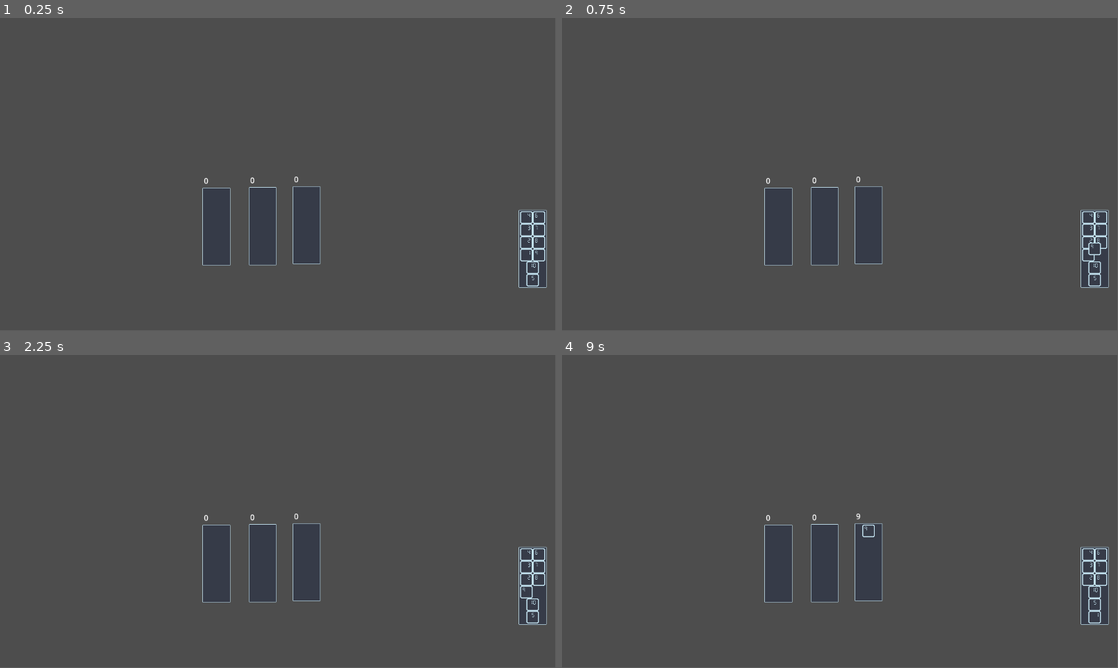
Above: before the commit, frames 1-4 (two rows, left to right).
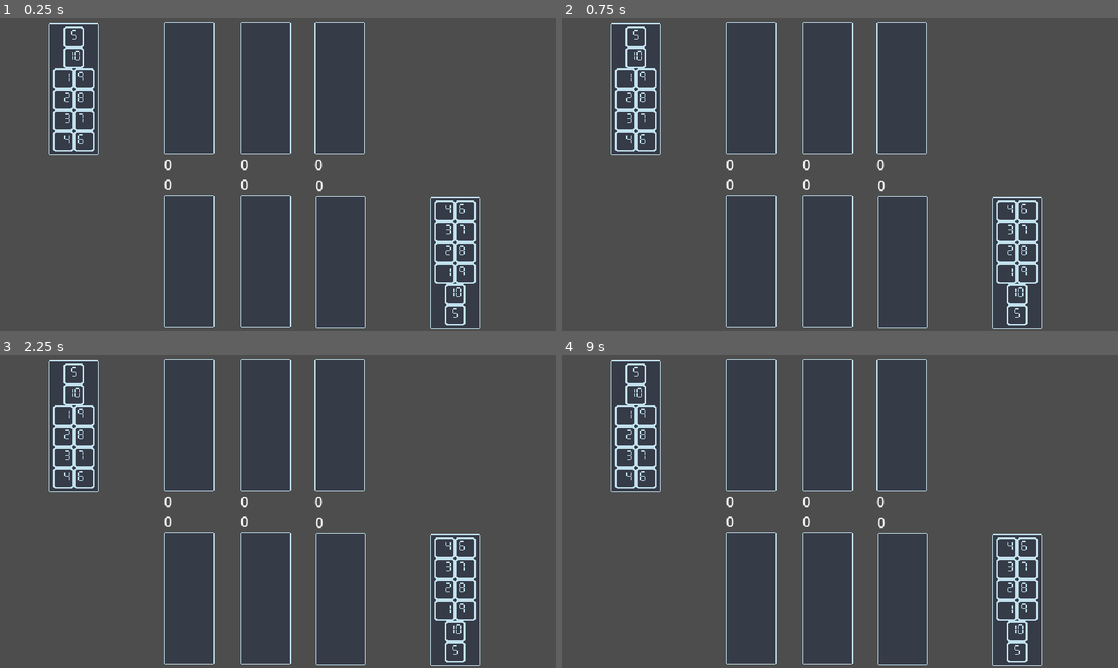
Above: after the commit, the same moments.

Repository: will-pettifer/caravan
Game: Godot game, scene res://main.tscn
Same seed, same stepped clock (60 frames per second), same inputs: the game is played once before the commit and once after it.
Inputs (mouse positions are in pixels of both pictures, inside the frame that each line leads up to):
- Up to frame 1 (0.25 s): no input
- Up to frame 2 (0.75 s): tap Enter at 0.5 s; move the mouse to (1095, 249) at 0.52 s; press the mouse at (1095, 249) at 0.53 s
- Up to frame 3 (2.25 s): tap Space at 1.25 s; release the mouse at (533, 586) at 1.28 s; click (533, 586) at 1.35 s; tap Enter at 2 s; move the mouse to (528, 592) at 2.02 s; press the mouse at (528, 592) at 2.03 s
- Up to frame 4 (9 s): tap Space at 2.75, 4.25 s; move the mouse to (1090, 580) at 2.77 s; release the mouse at (1090, 580) at 2.78 s; click (1090, 580) at 2.85 s; tap Enter at 3.5 s; move the mouse to (1090, 567) at 3.52 s; press the mouse at (1090, 567) at 3.53 s; move the mouse to (1090, 555) at 4.27 s; release the mouse at (1090, 555) at 4.28 s; click (1090, 555) at 4.35 s; move the mouse to (1095, 617) at 5.02 s; press the mouse at (1095, 617) at 5.03 s; move the mouse to (1101, 555) at 5.77 s; release the mouse at (1101, 555) at 5.78 s; click (1101, 555) at 5.85 s; move the mouse to (1101, 567) at 6.52 s; press the mouse at (1101, 567) at 6.53 s; move the mouse to (1101, 580) at 7.27 s; release the mouse at (1101, 580) at 7.28 s; click (1101, 580) at 7.35 s; move the mouse to (1095, 605) at 8.02 s; press the mouse at (1095, 605) at 8.03 s; move the mouse to (867, 561) at 8.77 s; release the mouse at (867, 561) at 8.78 s; click (867, 561) at 8.85 s
In our replay, the window is 799x449 before the commit and 800x450 after it. These sizes can differ from the game's own. Grey fills any space a smaller window leaves; there, only what the larger window draws over its background counts as a difference.

The runs differ from the first frame. In frame 1, 4.0% of the frame differs, in the area x 8-99%, y 1-100%; in frame 2, 4.0%; in frame 3, 4.0%; in frame 4, 4.0%.

Commit message:
Fixed scaling

Diff:
--- a/GameManager.gd
+++ b/GameManager.gd
@@ -19,9 +19,9 @@
 
 func pickup(card: Card, zone: Zone):
 	if held_card or\
-	cooldown > 0 or\
-	zone.type == Zone.Type.ENEMY or\
-	zone.type ==  Zone.Type.ENEMY_HAND:
+	cooldown > 0:# or\
+	#zone.type == Zone.Type.ENEMY or\
+	#zone.type ==  Zone.Type.ENEMY_HAND:
 		return
 
 	held_card = card
@@ -43,8 +43,8 @@
 
 func drop(zone: Zone):
 	if !held_card or\
-	cooldown > 0 or\
-	zone.type != Zone.Type.PLAYER:
+	cooldown > 0:# or\
+	#zone.type != Zone.Type.PLAYER:
 		return
 
 	held_card.state = Card.State.ZONE
--- a/card.tscn
+++ b/card.tscn
@@ -4,47 +4,47 @@
 [ext_resource type="Texture2D" uid="uid://wj4upme3y50j" path="res://numbers.png" id="2_rjlel"]
 
 [sub_resource type="RectangleShape2D" id="RectangleShape2D_rjlel"]
-size = Vector2(26, 26)
+size = Vector2(24, 24)
 
 [sub_resource type="AtlasTexture" id="AtlasTexture_rjlel"]
 atlas = ExtResource("2_rjlel")
-region = Rect2(0, 0, 26, 26)
+region = Rect2(0, 0, 24, 24)
 
 [sub_resource type="AtlasTexture" id="AtlasTexture_q5obu"]
 atlas = ExtResource("2_rjlel")
-region = Rect2(27, 0, 26, 26)
+region = Rect2(25, 0, 24, 24)
 
 [sub_resource type="AtlasTexture" id="AtlasTexture_e484p"]
 atlas = ExtResource("2_rjlel")
-region = Rect2(54, 0, 26, 26)
+region = Rect2(50, 0, 24, 24)
 
 [sub_resource type="AtlasTexture" id="AtlasTexture_fpac0"]
 atlas = ExtResource("2_rjlel")
-region = Rect2(81, 0, 26, 26)
+region = Rect2(75, 0, 24, 24)
 
 [sub_resource type="AtlasTexture" id="AtlasTexture_1i5pp"]
 atlas = ExtResource("2_rjlel")
-region = Rect2(108, 0, 26, 26)
+region = Rect2(100, 0, 24, 24)
 
 [sub_resource type="AtlasTexture" id="AtlasTexture_pjytt"]
 atlas = ExtResource("2_rjlel")
-region = Rect2(135, 0, 26, 26)
+region = Rect2(125, 0, 24, 24)
 
 [sub_resource type="AtlasTexture" id="AtlasTexture_b4rk6"]
 atlas = ExtResource("2_rjlel")
-region = Rect2(162, 0, 26, 26)
+region = Rect2(150, 0, 24, 24)
 
 [sub_resource type="AtlasTexture" id="AtlasTexture_6lcat"]
 atlas = ExtResource("2_rjlel")
-region = Rect2(189, 0, 26, 26)
+region = Rect2(175, 0, 24, 24)
 
 [sub_resource type="AtlasTexture" id="AtlasTexture_ut1v0"]
 atlas = ExtResource("2_rjlel")
-region = Rect2(216, 0, 26, 26)
+region = Rect2(200, 0, 24, 24)
 
 [sub_resource type="AtlasTexture" id="AtlasTexture_vno60"]
 atlas = ExtResource("2_rjlel")
-region = Rect2(243, 0, 26, 26)
+region = Rect2(225, 0, 24, 24)
 
 [sub_resource type="SpriteFrames" id="SpriteFrames_is7yf"]
 animations = [{
--- a/main.tscn
+++ b/main.tscn
@@ -1,19 +1,35 @@
-[gd_scene load_steps=2 format=3 uid="uid://yedp7ci4l25n"]
+[gd_scene load_steps=5 format=3 uid="uid://yedp7ci4l25n"]
 
 [ext_resource type="PackedScene" uid="uid://bgb0e6o5i7kn0" path="res://zone.tscn" id="1_0xm2m"]
+[ext_resource type="PackedScene" uid="uid://dyfaj33f4ou10" path="res://zone_player.tscn" id="2_h2yge"]
+[ext_resource type="PackedScene" uid="uid://cxcdnctyjxcf6" path="res://zone_enemy.tscn" id="3_h2yge"]
+[ext_resource type="PackedScene" uid="uid://6732h1aidchu" path="res://zone_enemy_hand.tscn" id="4_1bvp3"]
 
 [node name="Main" type="Node2D"]
 
-[node name="Zone" parent="." instance=ExtResource("1_0xm2m")]
+[node name="Game" type="Node2D" parent="."]
+
+[node name="Zone" parent="Game" instance=ExtResource("1_0xm2m")]
 z_index = -4
-position = Vector2(1105, 414)
-type = 1
+position = Vector2(524, 222)
 
-[node name="Zone2" parent="." instance=ExtResource("1_0xm2m")]
-position = Vector2(636, 365)
+[node name="Zone3" parent="Game" instance=ExtResource("2_h2yge")]
+position = Vector2(218, 220)
 
-[node name="Zone3" parent="." instance=ExtResource("1_0xm2m")]
-position = Vector2(545, 367)
+[node name="Zone4" parent="Game" instance=ExtResource("2_h2yge")]
+position = Vector2(306, 220)
 
-[node name="Zone4" parent="." instance=ExtResource("1_0xm2m")]
-position = Vector2(449, 368)
+[node name="Zone5" parent="Game" instance=ExtResource("2_h2yge")]
+position = Vector2(392, 221)
+
+[node name="Zone6" parent="Game" instance=ExtResource("3_h2yge")]
+position = Vector2(218, 141)
+
+[node name="Zone7" parent="Game" instance=ExtResource("3_h2yge")]
+position = Vector2(306, 141)
+
+[node name="Zone8" parent="Game" instance=ExtResource("3_h2yge")]
+position = Vector2(391, 141)
+
+[node name="Zone" parent="." instance=ExtResource("4_1bvp3")]
+position = Vector2(85, 142)
--- a/project.godot
+++ b/project.godot
@@ -19,6 +19,15 @@
 
 GameManager="*res://GameManager.gd"
 
+[display]
+
+window/size/viewport_width=640
+window/size/viewport_height=360
+window/size/window_width_override=1280
+window/size/window_height_override=720
+window/stretch/mode="viewport"
+window/stretch/scale_mode="integer"
+
 [input]
 
 select={
--- a/zone.gd
+++ b/zone.gd
@@ -10,13 +10,14 @@
 var cards: Array[Card]
 
 const CARD = preload("res://card.tscn")
-const CARD_SPACING = 26
+const CARD_SPACING: float = 24
+const CARDS_OFFSET = Vector2(0, 0)
 
 enum Type {PLAYER, PLAYER_HAND, ENEMY, ENEMY_HAND}
 
 
 func _ready() -> void:
-	if type != Type.PLAYER_HAND: return
+	if type != Type.PLAYER_HAND and type != Type.ENEMY_HAND: return
 
 	for i in 10:
 		var card: Card = CARD.instantiate()
@@ -51,8 +52,12 @@
 	while i < matches.size():
 		value += 20
 
-		matches[i].position = Vector2(-CARD_SPACING / 2, j * CARD_SPACING)
-		matches[i + 1].position = Vector2(CARD_SPACING / 2, j * CARD_SPACING)
+		if type == Type.PLAYER or type == Type.PLAYER_HAND:
+			matches[i].position = Vector2(-CARD_SPACING / 2, j * CARD_SPACING)
+			matches[i + 1].position = Vector2(CARD_SPACING / 2, j * CARD_SPACING)
+		elif type == Type.ENEMY or type == Type.ENEMY_HAND:
+			matches[i].position = CARDS_OFFSET - Vector2(CARD_SPACING / 2, j * CARD_SPACING)
+			matches[i + 1].position = CARDS_OFFSET - Vector2(-CARD_SPACING / 2, j * CARD_SPACING)
 		i += 2
 		j += 1
 
@@ -60,14 +65,15 @@
 		if matches.has(card): continue
 		value += card.value
 
-		card.position = Vector2(0, j * CARD_SPACING)
+		if type == Type.PLAYER or type == Type.PLAYER_HAND:
+			card.position = Vector2(0, j * CARD_SPACING)
+		elif type == Type.ENEMY or type == Type.ENEMY_HAND:
+			card.position = CARDS_OFFSET - Vector2(0, j * CARD_SPACING)
 		i += 1
 		j += 1
 
 	if type != Type.PLAYER_HAND and type != Type.ENEMY_HAND:
 		$RichTextLabel.text = str(value)
-	else:
-		$RichTextLabel.text = ""
 
 func card_sort(cards: Array[Card]):
 	var output: Array[Card]
--- a/zone.tscn
+++ b/zone.tscn
@@ -6,27 +6,20 @@
 [sub_resource type="CanvasItemMaterial" id="CanvasItemMaterial_1i4dq"]
 
 [sub_resource type="RectangleShape2D" id="RectangleShape2D_prk50"]
-size = Vector2(58, 162)
+size = Vector2(58, 152)
 
 [node name="Zone" type="Area2D"]
 z_as_relative = false
 script = ExtResource("1_prk50")
+type = 1
 
 [node name="CollisionShape2D" type="CollisionShape2D" parent="."]
 material = SubResource("CanvasItemMaterial_1i4dq")
-position = Vector2(0, 65)
+position = Vector2(0, 60)
 shape = SubResource("RectangleShape2D_prk50")
 
-[node name="RichTextLabel" type="RichTextLabel" parent="."]
-offset_left = -26.0
-offset_top = -42.0
-offset_right = 25.0
-offset_bottom = -18.0
-text = "0"
-metadata/_edit_use_anchors_ = true
-
 [node name="Zone" type="Sprite2D" parent="."]
-position = Vector2(0, 65)
+position = Vector2(0, 60)
 texture = ExtResource("2_llkuv")
 
 [connection signal="mouse_entered" from="." to="." method="_on_mouse_entered"]
--- /dev/null
+++ b/zone_enemy.tscn
@@ -0,0 +1,18 @@
+[gd_scene load_steps=2 format=3 uid="uid://cxcdnctyjxcf6"]
+
+[ext_resource type="PackedScene" uid="uid://dyfaj33f4ou10" path="res://zone_player.tscn" id="1_n5bro"]
+
+[node name="Zone" instance=ExtResource("1_n5bro")]
+type = 2
+
+[node name="CollisionShape2D" parent="." index="0"]
+position = Vector2(0, -60)
+rotation = -3.1415927
+
+[node name="Zone" parent="." index="1"]
+position = Vector2(0, -60)
+
+[node name="RichTextLabel" parent="." index="2"]
+offset_top = 16.0
+offset_bottom = 40.0
+metadata/_edit_use_anchors_ = true
--- /dev/null
+++ b/zone_enemy_hand.tscn
@@ -0,0 +1,12 @@
+[gd_scene load_steps=2 format=3 uid="uid://6732h1aidchu"]
+
+[ext_resource type="PackedScene" uid="uid://bgb0e6o5i7kn0" path="res://zone.tscn" id="1_fmwtl"]
+
+[node name="Zone" instance=ExtResource("1_fmwtl")]
+type = 3
+
+[node name="CollisionShape2D" parent="." index="0"]
+position = Vector2(0, -60)
+
+[node name="Zone" parent="." index="1"]
+position = Vector2(0, -60)
--- /dev/null
+++ b/zone_player.tscn
@@ -0,0 +1,13 @@
+[gd_scene load_steps=2 format=3 uid="uid://dyfaj33f4ou10"]
+
+[ext_resource type="PackedScene" uid="uid://bgb0e6o5i7kn0" path="res://zone.tscn" id="1_xkteg"]
+
+[node name="Zone" instance=ExtResource("1_xkteg")]
+type = 0
+
+[node name="RichTextLabel" type="RichTextLabel" parent="." index="2"]
+offset_left = -29.0
+offset_top = -40.0
+offset_right = 11.0
+offset_bottom = -16.0
+text = "0"
Binary file changed: numbers.aseprite
Binary file changed: numbers.png
Binary file changed: zone.aseprite
Binary file changed: zone.png
